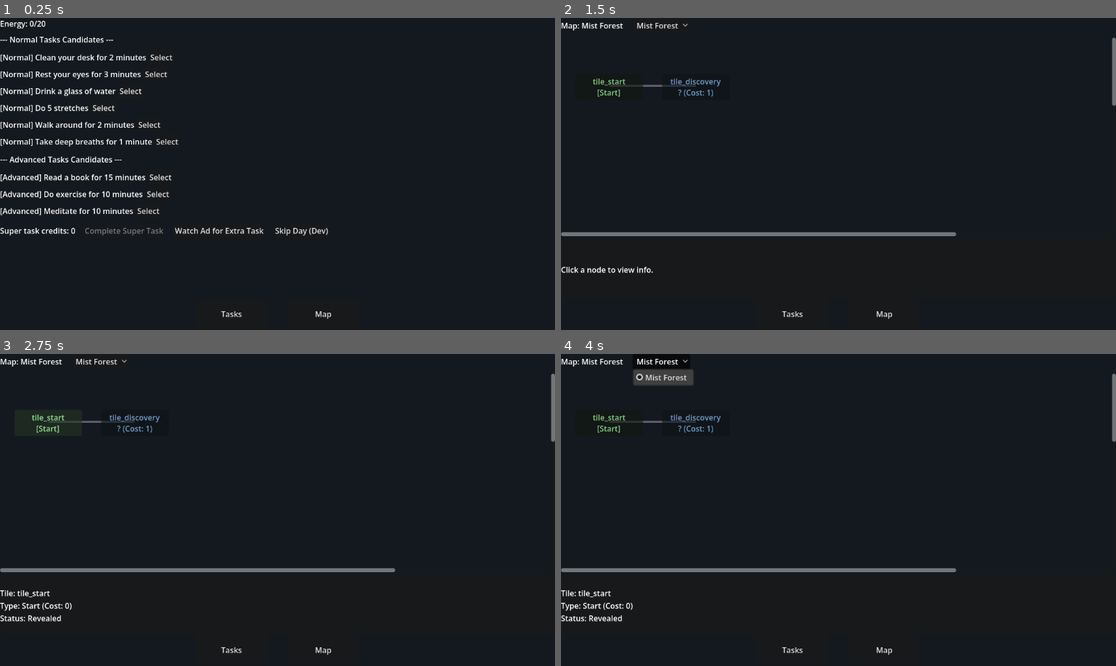
Above: before the commit, frames 1-4 (two rows, left to right).
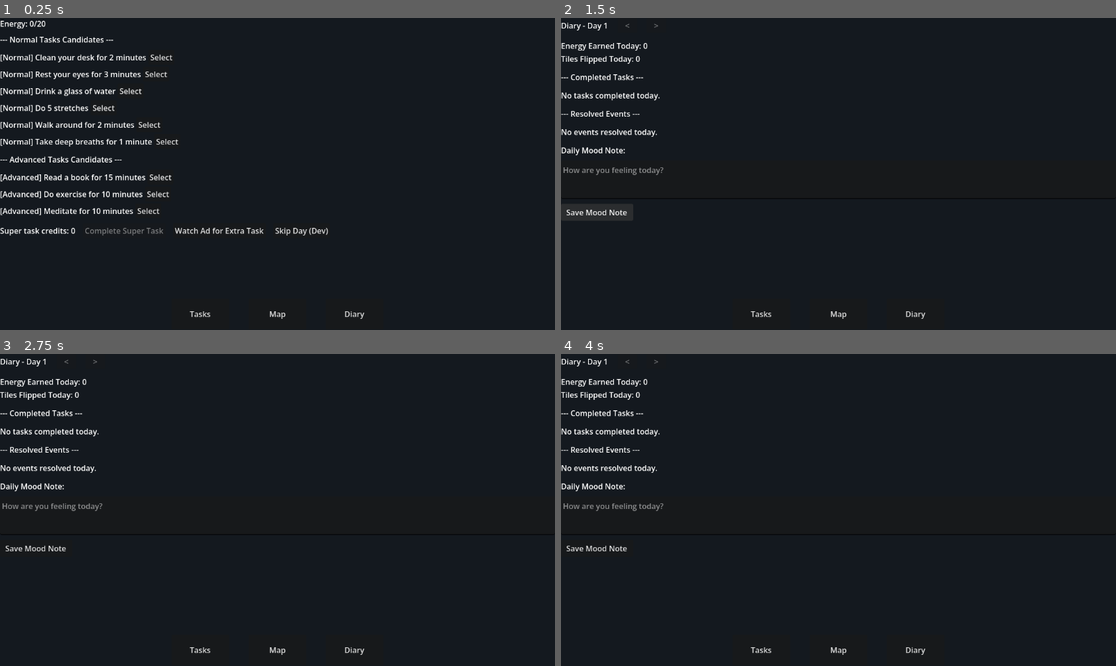
Above: after the commit, the same moments.

Repository: shellpig/Sparkote
Game: Godot game, scene res://scenes/main.tscn
Same seed, same stepped clock (60 frames per second), same inputs: the game is played once before the commit and once after it.
Inputs (mouse positions are in pixels of both pictures, inside the frame that each line leads up to):
- Up to frame 1 (0.25 s): no input
- Up to frame 2 (1.5 s): click (916, 314) at 0.5 s, where only the run after the commit has a clickable "Diary"; click (599, 211) at 1.25 s, where only the run after the commit has a clickable "Save Mood Note"
- Up to frame 3 (2.75 s): click (49, 422) at 2 s, where only the run before the commit has a clickable "tile_start [Start]"
- Up to frame 4 (4 s): click (610, 422) at 2.75 s, where only the run before the commit has a clickable "tile_start [Start]"; click (660, 360) at 3.5 s, where only the run before the commit has a clickable "Mist Forest"

The runs differ from the first frame. In frame 1, 0.2% of the frame differs, in the area x 34-66%, y 93-97%; in frame 2, 3.4%; in frame 3, 3.6%; in frame 4, 4.1%, in the area x 0-100%, y 1-97%.

Commit message:
Implement Phase 1-D: Event Player overlay, Diary Page UI, and Mood completion popups

Diff:
--- a/scenes/main.tscn
+++ b/scenes/main.tscn
@@ -1,8 +1,10 @@
-[gd_scene load_steps=4 format=3 uid="uid://cx6i8d7rby1q8"]
+[gd_scene load_steps=6 format=3 uid="uid://cx6i8d7rby1q8"]
 
 [ext_resource type="Script" path="res://scripts/ui/main.gd" id="1_1"]
 [ext_resource type="PackedScene" uid="uid://bsh2i31m0q1v4" path="res://scenes/ui/task_page.tscn" id="2_2"]
 [ext_resource type="PackedScene" uid="uid://c7t4f65p8b2c8" path="res://scenes/ui/map_page.tscn" id="3_3"]
+[ext_resource type="PackedScene" uid="uid://dm0y3p2a1q3n8" path="res://scenes/ui/diary_page.tscn" id="4_4"]
+[ext_resource type="PackedScene" uid="uid://bpd2w57p6m1v1" path="res://scenes/ui/event_player.tscn" id="5_5"]
 
 [node name="Main" type="Node"]
 script = ExtResource("1_1")
@@ -32,6 +34,10 @@
 visible = false
 layout_mode = 1
 
+[node name="DiaryPage" parent="CanvasLayer/UIRoot/Pages" instance=ExtResource("4_4")]
+visible = false
+layout_mode = 1
+
 [node name="NavBar" type="HBoxContainer" parent="CanvasLayer/UIRoot"]
 layout_mode = 1
 anchors_preset = 12
@@ -44,11 +50,62 @@
 theme_override_constants/separation = 40
 
 [node name="TasksButton" type="Button" parent="CanvasLayer/UIRoot/NavBar"]
-custom_minimum_size = Vector2(150, 40)
+custom_minimum_size = Vector2(120, 40)
 layout_mode = 2
 text = "Tasks"
 
 [node name="MapButton" type="Button" parent="CanvasLayer/UIRoot/NavBar"]
-custom_minimum_size = Vector2(150, 40)
+custom_minimum_size = Vector2(120, 40)
 layout_mode = 2
 text = "Map"
+
+[node name="DiaryButton" type="Button" parent="CanvasLayer/UIRoot/NavBar"]
+custom_minimum_size = Vector2(120, 40)
+layout_mode = 2
+text = "Diary"
+
+[node name="EventPlayer" parent="CanvasLayer/UIRoot" instance=ExtResource("5_5")]
+visible = false
+layout_mode = 1
+
+[node name="MoodPromptPanel" type="PanelContainer" parent="CanvasLayer/UIRoot"]
+visible = false
+custom_minimum_size = Vector2(400, 160)
+layout_mode = 1
+anchors_preset = 8
+anchor_left = 0.5
+anchor_top = 0.5
+anchor_right = 0.5
+anchor_bottom = 0.5
+offset_left = -200.0
+offset_top = -80.0
+offset_right = 200.0
+offset_bottom = 80.0
+grow_horizontal = 2
+grow_vertical = 2
+
+[node name="VBoxContainer" type="VBoxContainer" parent="CanvasLayer/UIRoot/MoodPromptPanel"]
+layout_mode = 2
+theme_override_constants/separation = 15
+alignment = 1
+
+[node name="Label" type="Label" parent="CanvasLayer/UIRoot/MoodPromptPanel/VBoxContainer"]
+layout_mode = 2
+text = "You completed all tasks today!
+Write down your mood note now?"
+horizontal_alignment = 1
+
+[node name="HBoxContainer" type="HBoxContainer" parent="CanvasLayer/UIRoot/MoodPromptPanel/VBoxContainer"]
+layout_mode = 2
+theme_override_constants/separation = 20
+alignment = 1
+
+[node name="WriteNowButton" type="Button" parent="CanvasLayer/UIRoot/MoodPromptPanel/VBoxContainer/HBoxContainer"]
+custom_minimum_size = Vector2(120, 35)
+layout_mode = 2
+text = "Write Now"
+
+[node name="LaterButton" type="Button" parent="CanvasLayer/UIRoot/MoodPromptPanel/VBoxContainer/HBoxContainer"]
+custom_minimum_size = Vector2(120, 35)
+layout_mode = 2
+text = "Later"
--- /dev/null
+++ b/scenes/ui/diary_page.tscn
@@ -0,0 +1,92 @@
+[gd_scene load_steps=2 format=3 uid="uid://dm0y3p2a1q3n8"]
+
+[ext_resource type="Script" path="res://scripts/ui/diary_page.gd" id="1_1"]
+
+[node name="DiaryPage" type="Control"]
+layout_mode = 3
+anchors_preset = 15
+anchor_right = 1.0
+anchor_bottom = 1.0
+grow_horizontal = 2
+grow_vertical = 2
+script = ExtResource("1_1")
+
+[node name="VBoxContainer" type="VBoxContainer" parent="."]
+layout_mode = 1
+anchors_preset = 15
+anchor_right = 1.0
+anchor_bottom = 1.0
+grow_horizontal = 2
+grow_vertical = 2
+theme_override_constants/separation = 15
+
+[node name="Header" type="HBoxContainer" parent="VBoxContainer"]
+layout_mode = 2
+theme_override_constants/separation = 20
+
+[node name="TitleLabel" type="Label" parent="VBoxContainer/Header"]
+layout_mode = 2
+text = "Diary - Day 1"
+
+[node name="PrevButton" type="Button" parent="VBoxContainer/Header"]
+custom_minimum_size = Vector2(40, 30)
+layout_mode = 2
+text = "<"
+
+[node name="NextButton" type="Button" parent="VBoxContainer/Header"]
+custom_minimum_size = Vector2(40, 30)
+layout_mode = 2
+text = ">"
+
+[node name="ScrollContainer" type="ScrollContainer" parent="VBoxContainer"]
+layout_mode = 2
+size_flags_vertical = 3
+
+[node name="Body" type="VBoxContainer" parent="VBoxContainer/ScrollContainer"]
+layout_mode = 2
+size_flags_horizontal = 3
+theme_override_constants/separation = 15
+
+[node name="Stats" type="VBoxContainer" parent="VBoxContainer/ScrollContainer/Body"]
+layout_mode = 2
+
+[node name="EnergyLabel" type="Label" parent="VBoxContainer/ScrollContainer/Body/Stats"]
+layout_mode = 2
+text = "Energy Earned Today: 0"
+
+[node name="TilesLabel" type="Label" parent="VBoxContainer/ScrollContainer/Body/Stats"]
+layout_mode = 2
+text = "Tiles Flipped Today: 0"
+
+[node name="TasksTitle" type="Label" parent="VBoxContainer/ScrollContainer/Body"]
+layout_mode = 2
+text = "--- Completed Tasks ---"
+
+[node name="TasksContainer" type="VBoxContainer" parent="VBoxContainer/ScrollContainer/Body"]
+layout_mode = 2
+
+[node name="EventsTitle" type="Label" parent="VBoxContainer/ScrollContainer/Body"]
+layout_mode = 2
+text = "--- Resolved Events ---"
+
+[node name="EventsContainer" type="VBoxContainer" parent="VBoxContainer/ScrollContainer/Body"]
+layout_mode = 2
+
+[node name="MoodNoteSection" type="VBoxContainer" parent="VBoxContainer/ScrollContainer/Body"]
+layout_mode = 2
+theme_override_constants/separation = 10
+
+[node name="MoodLabel" type="Label" parent="VBoxContainer/ScrollContainer/Body/MoodNoteSection"]
+layout_mode = 2
+text = "Daily Mood Note:"
+
+[node name="MoodNoteEdit" type="TextEdit" parent="VBoxContainer/ScrollContainer/Body/MoodNoteSection"]
+custom_minimum_size = Vector2(0, 80)
+layout_mode = 2
+placeholder_text = "How are you feeling today?"
+
+[node name="SaveMoodButton" type="Button" parent="VBoxContainer/ScrollContainer/Body/MoodNoteSection"]
+custom_minimum_size = Vector2(150, 35)
+layout_mode = 2
+size_flags_horizontal = 0
+text = "Save Mood Note"
--- /dev/null
+++ b/scenes/ui/event_player.tscn
@@ -0,0 +1,71 @@
+[gd_scene load_steps=2 format=3 uid="uid://bpd2w57p6m1v1"]
+
+[ext_resource type="Script" path="res://scripts/ui/event_player.gd" id="1_1"]
+
+[node name="EventPlayer" type="Control"]
+layout_mode = 3
+anchors_preset = 15
+anchor_right = 1.0
+anchor_bottom = 1.0
+grow_horizontal = 2
+grow_vertical = 2
+script = ExtResource("1_1")
+
+[node name="Background" type="Panel" parent="."]
+layout_mode = 1
+anchors_preset = 15
+anchor_right = 1.0
+anchor_bottom = 1.0
+grow_horizontal = 2
+grow_vertical = 2
+
+[node name="VBoxContainer" type="VBoxContainer" parent="."]
+custom_minimum_size = Vector2(500, 450)
+layout_mode = 1
+anchors_preset = 8
+anchor_left = 0.5
+anchor_top = 0.5
+anchor_right = 0.5
+anchor_bottom = 0.5
+offset_left = -250.0
+offset_top = -225.0
+offset_right = 250.0
+offset_bottom = 225.0
+grow_horizontal = 2
+grow_vertical = 2
+theme_override_constants/separation = 20
+alignment = 1
+
+[node name="Illustration" type="ColorRect" parent="VBoxContainer"]
+custom_minimum_size = Vector2(400, 240)
+layout_mode = 2
+size_flags_horizontal = 4
+color = Color(0.2, 0.22, 0.25, 1)
+
+[node name="Label" type="Label" parent="VBoxContainer/Illustration"]
+layout_mode = 1
+anchors_preset = 15
+anchor_right = 1.0
+anchor_bottom = 1.0
+grow_horizontal = 2
+grow_vertical = 2
+text = "[插圖佔位]"
+horizontal_alignment = 1
+vertical_alignment = 1
+
+[node name="NarrationLabel" type="Label" parent="VBoxContainer"]
+layout_mode = 2
+text = "Once upon a time..."
+horizontal_alignment = 1
+autowrap_mode = 2
+
+[node name="ContinueButton" type="Button" parent="VBoxContainer"]
+custom_minimum_size = Vector2(150, 40)
+layout_mode = 2
+size_flags_horizontal = 4
+text = "Continue"
+
+[node name="ChoicesContainer" type="VBoxContainer" parent="VBoxContainer"]
+visible = false
+layout_mode = 2
+theme_override_constants/separation = 10
--- a/scripts/systems/event_system.gd
+++ b/scripts/systems/event_system.gd
@@ -6,7 +6,21 @@
 		printerr("EventSystem: Event not found: ", event_id)
 		return
 
-	UINavigation.open_overlay("event_player", {"event_id": event_id, "data": event_data})
+	UINavigation.open_overlay("event_player", {"event_id": event_id, "data": event_data, "is_replay": false})
+
+func replay(event_id: String) -> void:
+	var event_data = Content.get_event(event_id)
+	if event_data.is_empty():
+		printerr("EventSystem: Event not found: ", event_id)
+		return
+
+	var choice_idx = GameState.get_event_choice(event_id)
+	UINavigation.open_overlay("event_player", {
+		"event_id": event_id,
+		"data": event_data,
+		"is_replay": true,
+		"choice_idx": choice_idx
+	})
 
 func resolve(event_id: String, choice_idx: int) -> void:
 	var event_data = Content.get_event(event_id)
--- /dev/null
+++ b/scripts/ui/diary_page.gd
@@ -0,0 +1,119 @@
+extends Control
+
+@onready var title_label: Label = $VBoxContainer/Header/TitleLabel
+@onready var prev_btn: Button = $VBoxContainer/Header/PrevButton
+@onready var next_btn: Button = $VBoxContainer/Header/NextButton
+@onready var energy_label: Label = $VBoxContainer/ScrollContainer/Body/Stats/EnergyLabel
+@onready var tiles_label: Label = $VBoxContainer/ScrollContainer/Body/Stats/TilesLabel
+@onready var tasks_container: VBoxContainer = $VBoxContainer/ScrollContainer/Body/TasksContainer
+@onready var events_container: VBoxContainer = $VBoxContainer/ScrollContainer/Body/EventsContainer
+@onready var mood_edit: TextEdit = $VBoxContainer/ScrollContainer/Body/MoodNoteSection/MoodNoteEdit
+@onready var save_mood_btn: Button = $VBoxContainer/ScrollContainer/Body/MoodNoteSection/SaveMoodButton
+
+var viewed_day: int = 1
+
+func _ready() -> void:
+	prev_btn.pressed.connect(_on_prev_pressed)
+	next_btn.pressed.connect(_on_next_pressed)
+	save_mood_btn.pressed.connect(_on_save_mood_pressed)
+
+	GameState.diary_updated.connect(refresh)
+	GameState.day_advanced.connect(_on_day_advanced)
+
+	viewed_day = GameState.game_day
+	refresh()
+
+func _on_day_advanced() -> void:
+	viewed_day = GameState.game_day
+	refresh()
+
+func _on_prev_pressed() -> void:
+	viewed_day = clampi(viewed_day - 1, 1, GameState.game_day)
+	refresh()
+
+func _on_next_pressed() -> void:
+	viewed_day = clampi(viewed_day + 1, 1, GameState.game_day)
+	refresh()
+
+func _on_save_mood_pressed() -> void:
+	GameState.write_mood_note(viewed_day, mood_edit.text)
+
+func focus_mood_edit() -> void:
+	mood_edit.grab_focus()
+
+func refresh() -> void:
+	if not is_inside_tree():
+		return
+
+	prev_btn.disabled = (viewed_day <= 1)
+	next_btn.disabled = (viewed_day >= GameState.game_day)
+
+	title_label.text = "Diary - Day %d" % viewed_day
+
+	var diary_data = GameState.get_diary(viewed_day)
+
+	# Update stats
+	var energy_earned = diary_data.get("energy_earned", 0)
+	var tiles_revealed = diary_data.get("tiles_revealed", 0)
+	energy_label.text = "Energy Earned Today: %d" % energy_earned
+	tiles_label.text = "Tiles Flipped Today: %d" % tiles_revealed
+
+	# Update Tasks completed
+	for child in tasks_container.get_children():
+		child.queue_free()
+
+	var completed_tasks = diary_data.get("completed_tasks", [])
+	if completed_tasks.is_empty():
+		var lbl = Label.new()
+		lbl.text = "No tasks completed today."
+		tasks_container.add_child(lbl)
+	else:
+		for t_text in completed_tasks:
+			var lbl = Label.new()
+			# t_text is the task ID or a description, try getting content title
+			var t_data = Content.get_task(t_text)
+			var display_text = t_data.get("text", t_text)
+			lbl.text = "• %s" % display_text
+			tasks_container.add_child(lbl)
+
+	# Update Events completed
+	for child in events_container.get_children():
+		child.queue_free()
+
+	var events_found = false
+	for event_id in GameState.completed_events:
+		var entry = GameState.completed_events[event_id]
+		if int(entry.get("day", 0)) == viewed_day:
+			events_found = true
+			var e_data = Content.get_event(event_id)
+			var e_title = e_data.get("title", event_id)
+			var choice_idx = int(entry.get("choice", -1))
+
+			var choice_str = ""
+			var choices_list = e_data.get("choices", [])
+			if choice_idx >= 0 and choice_idx < choices_list.size():
+				choice_str = choices_list[choice_idx].get("text", "")
+
+			var hbox = HBoxContainer.new()
+			hbox.add_theme_constant_override("separation", 15)
+
+			var lbl = Label.new()
+			lbl.text = "• %s %s" % [e_title, ("(Chosen: " + choice_str + ")") if not choice_str.is_empty() else ""]
+			hbox.add_child(lbl)
+
+			if e_data.get("replayable", true):
+				var replay_btn = Button.new()
+				replay_btn.text = "Replay"
+				var event_to_replay = event_id
+				replay_btn.pressed.connect(func(): EventSystem.replay(event_to_replay))
+				hbox.add_child(replay_btn)
+
+			events_container.add_child(hbox)
+
+	if not events_found:
+		var lbl = Label.new()
+		lbl.text = "No events resolved today."
+		events_container.add_child(lbl)
+
+	# Update Mood note
+	mood_edit.text = diary_data.get("mood_note", "")
--- /dev/null
+++ b/scripts/ui/event_player.gd
@@ -0,0 +1,82 @@
+extends Control
+
+@onready var narration_label: Label = $VBoxContainer/NarrationLabel
+@onready var continue_btn: Button = $VBoxContainer/ContinueButton
+@onready var choices_container: VBoxContainer = $VBoxContainer/ChoicesContainer
+
+var event_id: String = ""
+var pages: Array = []
+var choices: Array = []
+var current_page_idx: int = 0
+var is_replay: bool = false
+var choice_idx: int = -1
+
+func _ready() -> void:
+	continue_btn.pressed.connect(_on_continue_pressed)
+
+func initialize(event_id: String, event_data: Dictionary, is_replay_mode: bool, selected_choice: int) -> void:
+	self.event_id = event_id
+	self.pages = event_data.get("pages", [])
+	self.choices = event_data.get("choices", [])
+	self.is_replay = is_replay_mode
+	self.choice_idx = selected_choice
+	self.current_page_idx = 0
+
+	_show_page()
+
+func _on_continue_pressed() -> void:
+	current_page_idx += 1
+	_show_page()
+
+func _show_page() -> void:
+	if current_page_idx < pages.size():
+		narration_label.text = pages[current_page_idx]
+		narration_label.visible = true
+		continue_btn.visible = true
+		choices_container.visible = false
+	else:
+		narration_label.visible = false
+		continue_btn.visible = false
+		choices_container.visible = true
+		_populate_choices()
+
+func _populate_choices() -> void:
+	for child in choices_container.get_children():
+		child.queue_free()
+
+	if choices.is_empty():
+		var btn = Button.new()
+		if is_replay:
+			btn.text = "Close Replay"
+			btn.pressed.connect(func(): UINavigation.close_overlay())
+		else:
+			btn.text = "Complete Event"
+			btn.pressed.connect(func(): _on_choice_selected(-1))
+		choices_container.add_child(btn)
+		return
+
+	for i in range(choices.size()):
+		var choice = choices[i]
+		var btn = Button.new()
+		btn.text = choice.get("text", "")
+
+		# Make code references clean by creating a copy of the index i
+		var index = i
+		if is_replay:
+			btn.disabled = true
+			if index == choice_idx:
+				btn.text += " [Chosen]"
+				btn.modulate = Color(0.6, 0.9, 0.6) # Highlight choice
+		else:
+			btn.pressed.connect(func(): _on_choice_selected(index))
+
+		choices_container.add_child(btn)
+
+	if is_replay:
+		var close_btn = Button.new()
+		close_btn.text = "Close Replay"
+		close_btn.pressed.connect(func(): UINavigation.close_overlay())
+		choices_container.add_child(close_btn)
+
+func _on_choice_selected(idx: int) -> void:
+	EventSystem.resolve(event_id, idx)
--- a/scripts/ui/main.gd
+++ b/scripts/ui/main.gd
@@ -2,12 +2,26 @@
 
 @onready var task_page: Control = $CanvasLayer/UIRoot/Pages/TaskPage
 @onready var map_page: Control = $CanvasLayer/UIRoot/Pages/MapPage
+@onready var diary_page: Control = $CanvasLayer/UIRoot/Pages/DiaryPage
+
 @onready var tasks_button: Button = $CanvasLayer/UIRoot/NavBar/TasksButton
 @onready var map_button: Button = $CanvasLayer/UIRoot/NavBar/MapButton
+@onready var diary_button: Button = $CanvasLayer/UIRoot/NavBar/DiaryButton
+
+@onready var event_player: Control = $CanvasLayer/UIRoot/EventPlayer
+@onready var mood_prompt_panel: Control = $CanvasLayer/UIRoot/MoodPromptPanel
+@onready var write_now_button: Button = $CanvasLayer/UIRoot/MoodPromptPanel/VBoxContainer/HBoxContainer/WriteNowButton
+@onready var later_button: Button = $CanvasLayer/UIRoot/MoodPromptPanel/VBoxContainer/HBoxContainer/LaterButton
 
 func _ready() -> void:
 	UINavigation.navigation_changed.connect(_on_navigation_changed)
 	_on_navigation_changed(UINavigation.active_root_page)
+
+	UINavigation.overlay_opened.connect(_on_overlay_opened)
+	UINavigation.overlay_closed.connect(_on_overlay_closed)
+
+	# Connect to task completion signal
+	TaskSystem.all_today_tasks_done.connect(_on_all_tasks_completed)
 
 	if GameState.today_candidates.get("normal", []).is_empty():
 		TaskSystem.roll_today()
@@ -15,6 +29,11 @@
 	# Wire up navigation buttons
 	tasks_button.pressed.connect(func(): UINavigation.navigate("task"))
 	map_button.pressed.connect(func(): UINavigation.navigate("map"))
+	diary_button.pressed.connect(func(): UINavigation.navigate("diary"))
+
+	# Wire up mood popup buttons
+	write_now_button.pressed.connect(_on_write_mood_now)
+	later_button.pressed.connect(_on_later_pressed)
 
 func _on_navigation_changed(active_page: String) -> void:
 	if is_inside_tree():
@@ -22,3 +41,36 @@
 			task_page.visible = (active_page == "task")
 		if map_page:
 			map_page.visible = (active_page == "map")
+		if diary_page:
+			diary_page.visible = (active_page == "diary")
+			if diary_page.visible:
+				diary_page.viewed_day = GameState.game_day
+				diary_page.refresh()
+
+func _on_overlay_opened(kind: String) -> void:
+	if kind == "event_player":
+		if not UINavigation.overlay_stack.is_empty():
+			var overlay_data = UINavigation.overlay_stack.back().get("data", {})
+			var e_id = overlay_data.get("event_id", "")
+			var e_data = overlay_data.get("data", {})
+			var is_rep = overlay_data.get("is_replay", false)
+			var choice_idx = overlay_data.get("choice_idx", -1)
+
+			event_player.initialize(e_id, e_data, is_rep, choice_idx)
+			event_player.visible = true
+
+func _on_overlay_closed() -> void:
+	# Hide overlay when popped
+	event_player.visible = false
+
+func _on_all_tasks_completed() -> void:
+	mood_prompt_panel.visible = true
+
+func _on_write_mood_now() -> void:
+	mood_prompt_panel.visible = false
+	UINavigation.navigate("diary")
+	if diary_page:
+		diary_page.focus_mood_edit()
+
+func _on_later_pressed() -> void:
+	mood_prompt_panel.visible = false
--- /dev/null
+++ b/tests/unit/test_event_diary.gd
@@ -0,0 +1,135 @@
+extends GutTest
+
+func before_all():
+	Config.load_config("res://tests/fixtures/config.json")
+	Content.content_dir = "res://tests/fixtures/"
+	Content.load_all()
+
+func before_each():
+	GameState.new_game()
+	Exploration.current_map_id = ""
+	GameState.unlocked_maps.clear()
+	GameState.revealed_tiles.clear()
+	UINavigation.overlay_stack.clear()
+	UINavigation.is_input_frozen = false
+
+	Exploration.unlock_map("map_1")
+	Exploration.set_current_map("map_1")
+
+func test_event_play_overlay():
+	assert_true(UINavigation.overlay_stack.is_empty())
+
+	EventSystem.play("evt_01")
+
+	assert_eq(UINavigation.overlay_stack.size(), 1)
+	var active = UINavigation.overlay_stack.back()
+	assert_eq(active.get("kind"), "event_player")
+	var data = active.get("data", {})
+	assert_eq(data.get("event_id"), "evt_01")
+	assert_false(data.get("is_replay", false))
+
+func test_event_resolve_rewards_and_effects():
+	# Initial
+	assert_false(GameState.has_task_item("door_key"))
+	assert_false(GameState.is_event_completed("evt_01"))
+
+	EventSystem.play("evt_01")
+	# Resolve choice 0: Open it gently -> grants door_key: 1
+	EventSystem.resolve("evt_01", 0)
+
+	# Check rewards applied
+	assert_true(GameState.has_task_item("door_key", 1))
+	# Check event marked complete
+	assert_true(GameState.is_event_completed("evt_01"))
+	assert_eq(GameState.get_event_choice("evt_01"), 0)
+
+	# Check diary logs
+	var diary_data = GameState.get_diary(GameState.game_day)
+	assert_true("Opened the mysterious letter gently." in diary_data.get("unlocked_events", []))
+
+	# Check overlay closed
+	assert_true(UINavigation.overlay_stack.is_empty())
+
+func test_event_branching_distinct_rewards():
+	assert_eq(GameState.get_resource("wood"), 0)
+
+	EventSystem.play("evt_01")
+	# Resolve choice 1: Tear it open -> grants wood: 1
+	EventSystem.resolve("evt_01", 1)
+
+	assert_eq(GameState.get_resource("wood"), 1)
+	assert_false(GameState.has_task_item("door_key"))
+	assert_eq(GameState.get_event_choice("evt_01"), 1)
+
+	var diary_data = GameState.get_diary(GameState.game_day)
+	assert_true("Tore open the mysterious letter." in diary_data.get("unlocked_events", []))
+
+func test_event_replay_mode_safety():
+	# Settle initially with choice 0
+	EventSystem.play("evt_01")
+	EventSystem.resolve("evt_01", 0)
+
+	# Reset resources and logs to verify replay doesn't reissue
+	GameState.task_items.clear()
+	var diary_day = GameState.get_diary(GameState.game_day)
+	diary_day["unlocked_events"].clear()
+
+	# Replay
+	EventSystem.replay("evt_01")
+
+	assert_eq(UINavigation.overlay_stack.size(), 1)
+	var active = UINavigation.overlay_stack.back()
+	assert_eq(active.get("kind"), "event_player")
+	var data = active.get("data", {})
+	assert_true(data.get("is_replay", true))
+	assert_eq(data.get("choice_idx"), 0)
+
+	# Close replay overlay
+	UINavigation.close_overlay()
+
+	# Assert no duplicate rewards
+	assert_false(GameState.has_task_item("door_key"))
+	# Assert no duplicate diary logs
+	assert_true(diary_day["unlocked_events"].is_empty())
+
+func test_diary_aggregation():
+	# 1. Complete task
+	TaskSystem.roll_today()
+	var n1 = GameState.today_candidates["normal"][0]
+	GameState.choose_task(n1, false)
+	TaskSystem.complete_task(n1)
+
+	# 2. Flip tile
+	GameState.add_energy(5)
+	Exploration.flip_tile("map_1", "tile_discovery")
+
+	# 3. Settle event
+	EventSystem.play("evt_01")
+	EventSystem.resolve("evt_01", 0)
+
+	# Verify complete today diary
+	var diary_data = GameState.get_diary(GameState.game_day)
+
+	# Complete task is logged
+	assert_true(n1 in diary_data.get("completed_tasks", []))
+	# Tiles flipped is logged
+	assert_eq(diary_data.get("tiles_revealed", 0), 1)
+	# Event resolved is logged
+	assert_true("Opened the mysterious letter gently." in diary_data.get("unlocked_events", []))
+	# Energy earned is logged (task gives 1)
+	assert_eq(diary_data.get("energy_earned", 0), 1)
+
+func test_mood_note_saving():
+	# Initial: mood blank
+	var diary_data = GameState.get_diary(1)
+	assert_eq(diary_data.get("mood_note", ""), "")
+
+	# Write mood note
+	GameState.write_mood_note(1, "I feel peaceful today.")
+
+	# Verify written
+	var diary_after = GameState.get_diary(1)
+	assert_eq(diary_after.get("mood_note", ""), "I feel peaceful today.")
+
+	# Verify it doesn't advance day
+	assert_eq(GameState.game_day, 1)
Not shown, added: scripts/ui/diary_page.gd.uid
Not shown, added: scripts/ui/event_player.gd.uid
Not shown, added: tests/unit/test_event_diary.gd.uid
Not shown, changed: PROJECT_BRIEF.md
